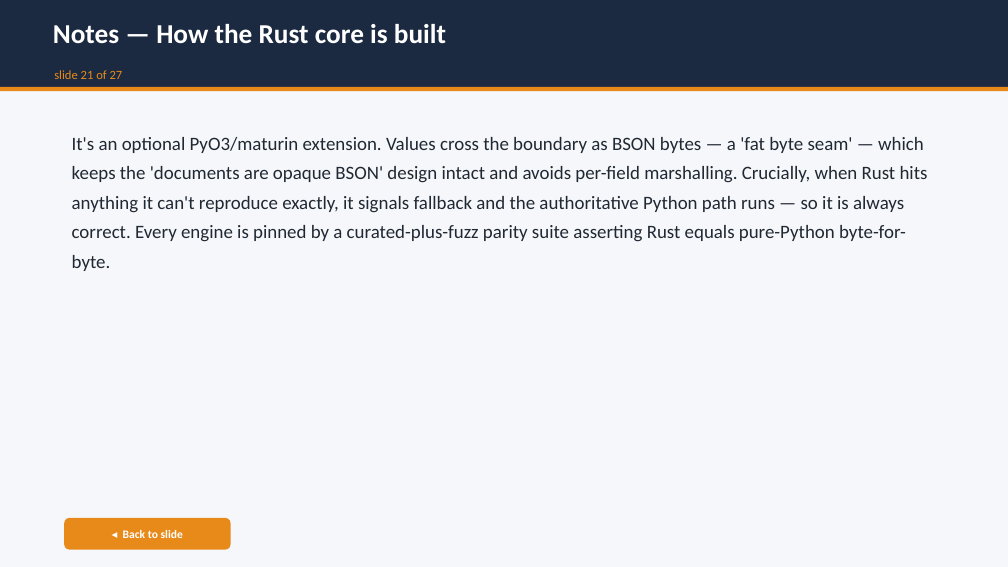
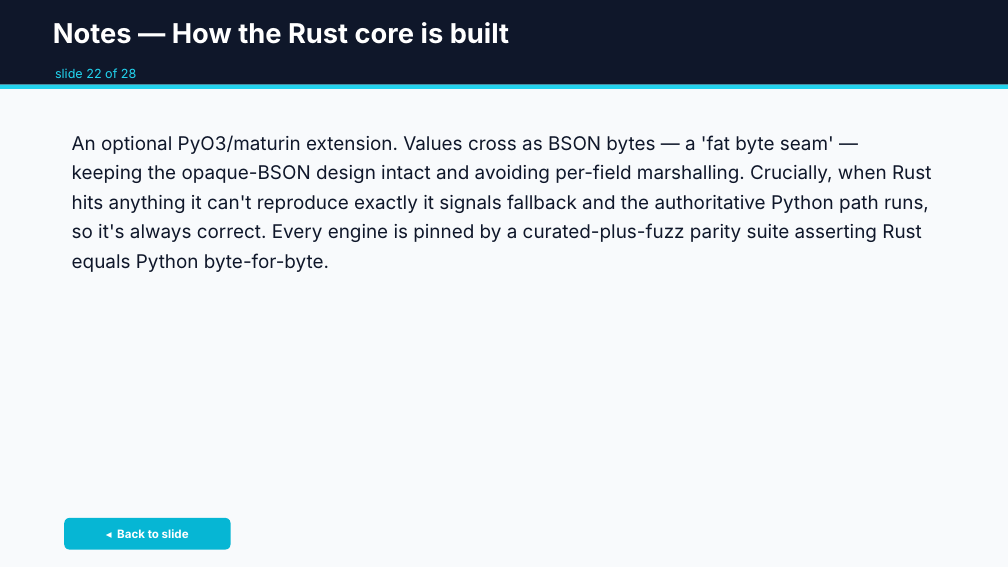
Before and after one commit to jdrumgoole/SecantusDB, a slide deck: slide 51 of docs/presentations/SecantusDB-overview.pptx (slide 49 before the commit). Drawn at 1008x567 pixels with LibreOffice and Linux fonts; fonts in the diff are those of the drawing. Boxes give left, top, right and bottom in pixels: in the first picture for what was removed or moved away, otherwise in the second. Text is boxed around its words. In the diff, an @@ line names an element or a change of style, - is before the commit and + after.

```diff
--- a/docs/presentations/SecantusDB-overview.pptx
+++ b/docs/presentations/SecantusDB-overview.pptx
@@ rectangle at (0, 0, 1008, 567): fill #F5F7FA to #F8FAFC @@
@@ rectangle at (0, 0, 1008, 85): fill #1B2A41 to #0F172A @@
@@ text "Notes — How the Rust ..." at (53, 22, 509, 44): font Calibri to Inter @@
@@ rectangle at (0, 85, 1008, 89): fill #E88A1A to #22D3EE @@
@@ text at (55, 68, 136, 78): text changed; font Calibri to Inter; text colour #E88A1A to #22D3EE @@
-slide 21 of 27
+slide 22 of 28
@@ text at (72, 135, 931, 272): text changed; font Calibri to Inter; text colour #202833 to #0F172A @@
-It's an optional PyO3/maturin extension. Values cross the boundary as BSON bytes — a 'fat byte seam' — which keeps the 'documents are opaque BSON' design intact and avoids per-field marshalling. Crucially, when Rust hits anything it can't reproduce exactly, it signals fallback and the authoritative Python path runs — so it is always correct. Every engine is pinned by a curated-plus-fuzz parity suite asserting Rust equals pure-Python byte-for-byte.
+An optional PyO3/maturin extension. Values cross as BSON bytes — a 'fat byte seam' — keeping the opaque-BSON design intact and avoiding per-field marshalling. Crucially, when Rust hits anything it can't reproduce exactly it signals fallback and the authoritative Python path runs, so it's always correct. Every engine is pinned by a curated-plus-fuzz parity suite asserting Rust equals Python byte-for-byte.
@@ rounded rectangle "◂ Back to slide" at (64, 518, 231, 550): font Calibri to Inter; fill #E88A1A to #06B6D4 @@
```
Also in this commit, not shown: 52 other slides changed, 4 slides added, 2 slides removed, 4 other files.
